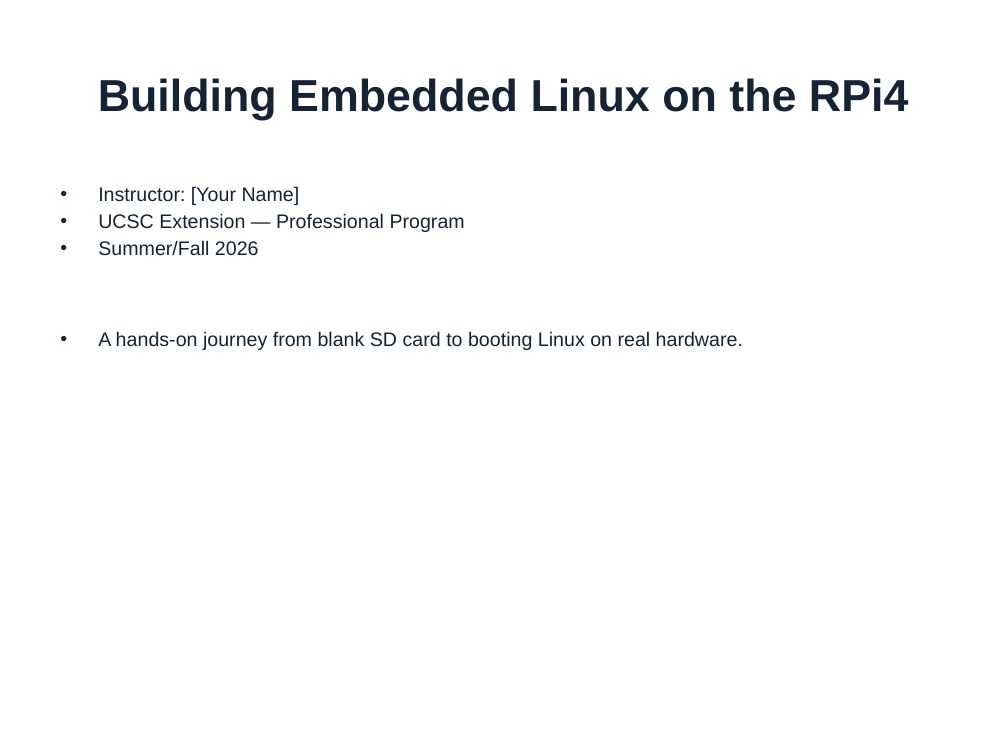
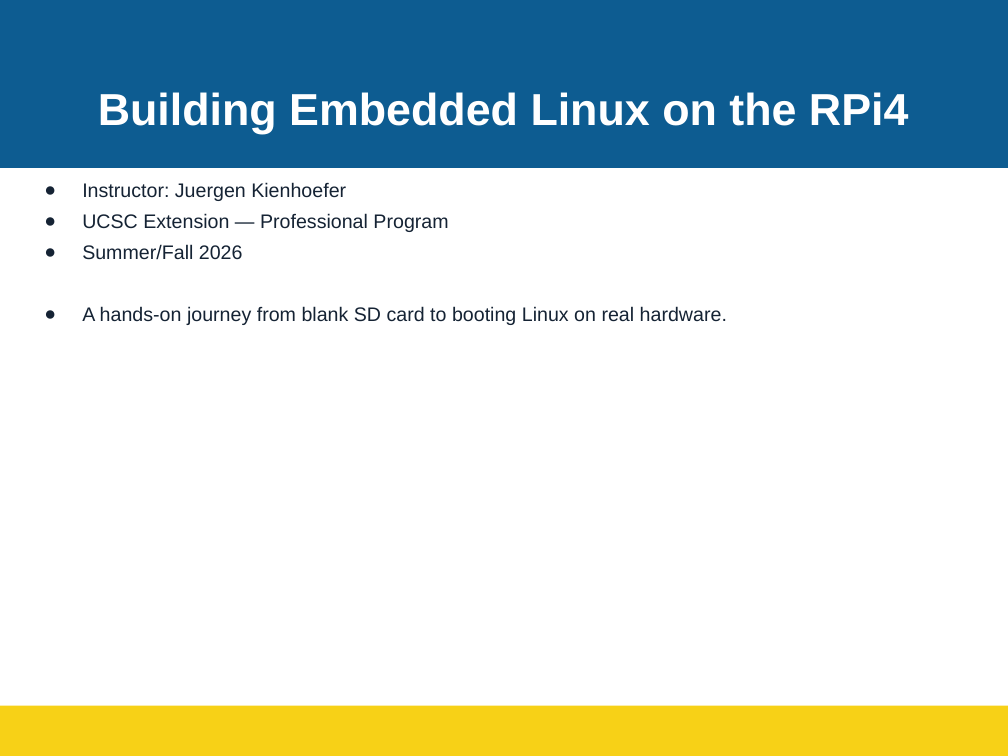
Before and after one commit to aircable/EmbeddedLinuxCourse, a slide deck: slide 2 of slides/01_Course.pptx (slide 1 before the commit). Drawn at 1008x756 pixels with LibreOffice and Linux fonts; fonts in the diff are those of the drawing; background and template pictures are left out. Boxes give left, top, right and bottom in pixels: in the first picture for what was removed or moved away, otherwise in the second. Text is boxed around its words. In the diff, an @@ line names an element or a change of style, - is before the commit and + after.

```diff
--- a/slides/01_Course.pptx
+++ b/slides/01_Course.pptx
@@ rectangle added at (0, 0, 1008, 168), fill #0D5C91 @@
@@ title "Building Embedded Linux on the ...": place and size @@
-title "Building Embedded Linux on the ..." at (98, 78, 909, 120)
+title "Building Embedded Linux on the ..." at (98, 92, 909, 134)
@@ title "Building Embedded Linux on the ..." at (98, 92, 909, 134): text colour #152334 to #FFFFFF @@
@@ text "Instructor: Juergen Kienhoefer": place and size @@
-text "Instructor: Juergen Kienhoefer" at (98, 186, 743, 350)
+text "Instructor: Juergen Kienhoefer" at (82, 182, 727, 325)
@@ text at (82, 182, 346, 201): text changed @@
-• Instructor: [Your Name]
+● Instructor: Juergen Kienhoefer
@@ text at (82, 213, 727, 325): bullet • to ●; line spacing 1 to 1.15 @@
@@ rectangle added at (0, 706, 1008, 756), fill #F7D117 @@
```
Also in this commit, not shown: 21 other slides changed, 1 slide added, 2 other files.
